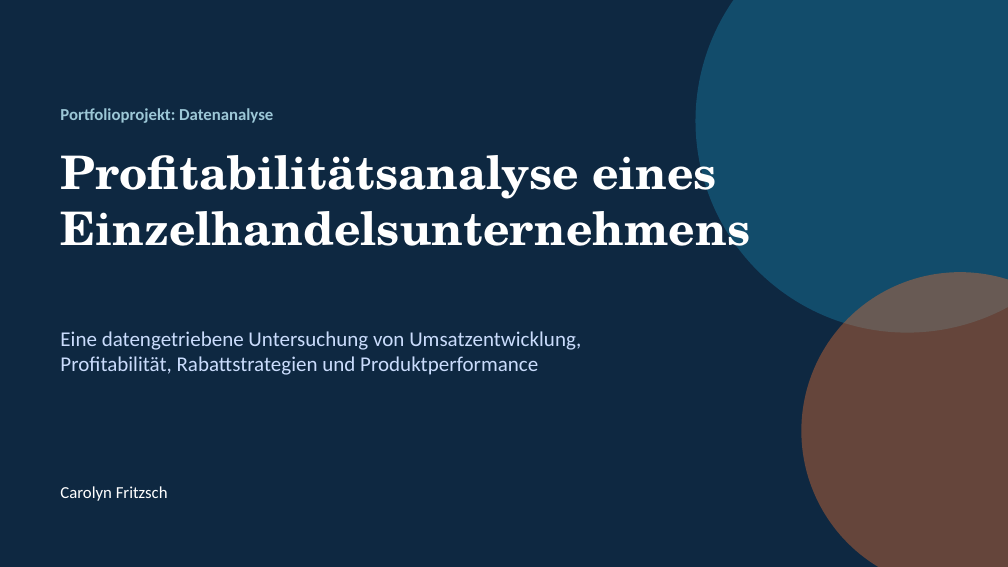
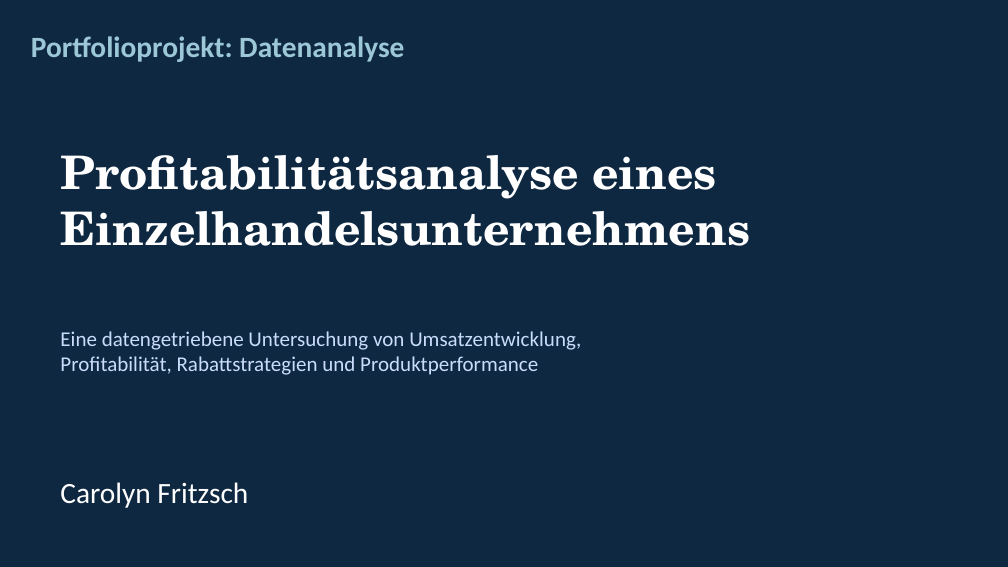
Before and after one commit to Carolyn74/Portfolioprojekt, a slide deck: slide 1 of Power Point/Abschlusspräsentation.pptx. Drawn at 1008x567 pixels with LibreOffice and Linux fonts; fonts in the diff are those of the drawing. Boxes give left, top, right and bottom in pixels: in the first picture for what was removed or moved away, otherwise in the second. Text is boxed around its words. In the diff, an @@ line names an element or a change of style, - is before the commit and + after.

```diff
--- a/Power Point/Abschlusspräsentation.pptx
+++ b/Power Point/Abschlusspräsentation.pptx
@@ ellipse removed at bbox=[696, 0, 1008, 333] @@
@@ text "Portfolioprojekt: Datenanalyse" at bbox=[31, 36, 404, 62]: size 16 to 28 pt @@
@@ text "Portfolioprojekt: Datenanalyse": place and size @@
-text "Portfolioprojekt: Datenanalyse" at bbox=[60, 108, 273, 123]
+text "Portfolioprojekt: Datenanalyse" at bbox=[31, 36, 404, 62]
@@ ellipse removed at bbox=[802, 272, 1008, 567] @@
@@ text "Carolyn Fritzsch" at bbox=[60, 482, 248, 508]: size 16 to 28 pt @@
```
Also in this commit, not shown: 10 other slides changed, 2 slides added, 28 other files.
